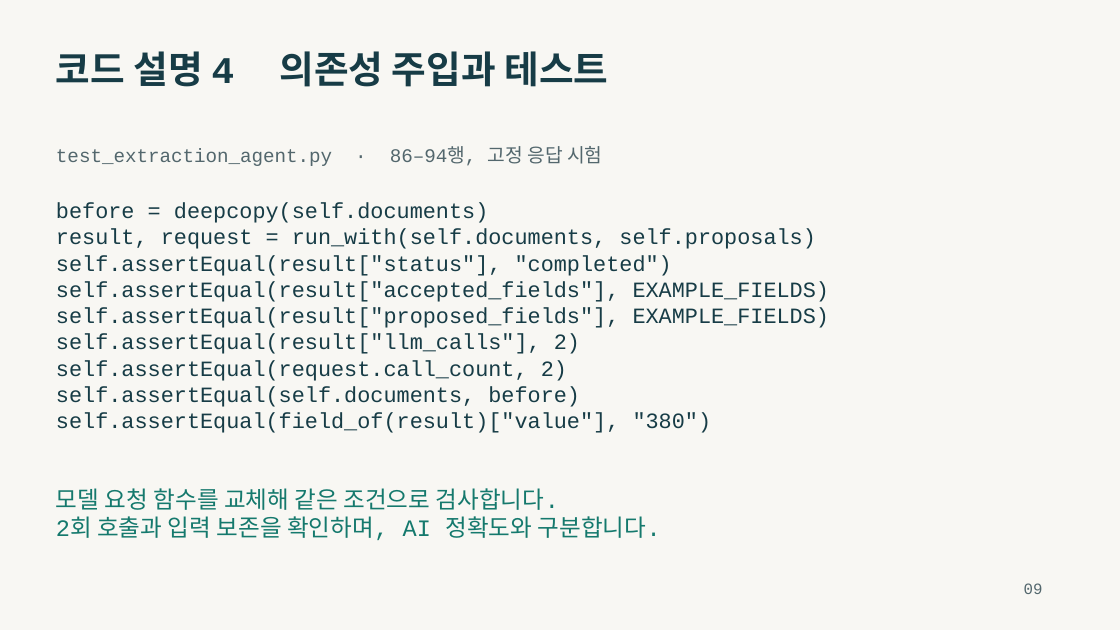
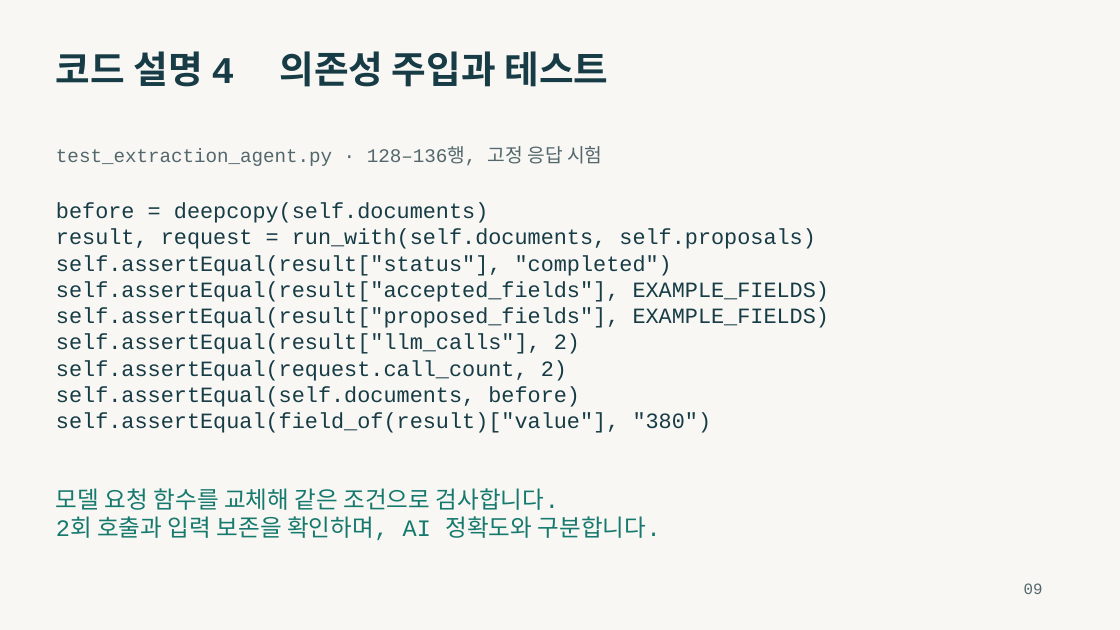
Before and after one commit to seogdo/transformer-spec-review, a slide deck: slide 9 of output/presentations/transformer-spec-review-presentation.pptx. Drawn at 1120x630 pixels with LibreOffice and Linux fonts; fonts in the diff are those of the drawing. Boxes give left, top, right and bottom in pixels: in the first picture for what was removed or moved away, otherwise in the second. Text is boxed around its words. In the diff, an @@ line names an element or a change of style, - is before the commit and + after.

```diff
--- a/output/presentations/transformer-spec-review-presentation.pptx
+++ b/output/presentations/transformer-spec-review-presentation.pptx
@@ text at bbox=[56, 146, 602, 166]: text changed @@
-test_extraction_agent.py · 86–94행, 고정 응답 시험
+test_extraction_agent.py · 128–136행, 고정 응답 시험
```
Also in this commit, not shown: 9 other slides changed, 16 other files.
